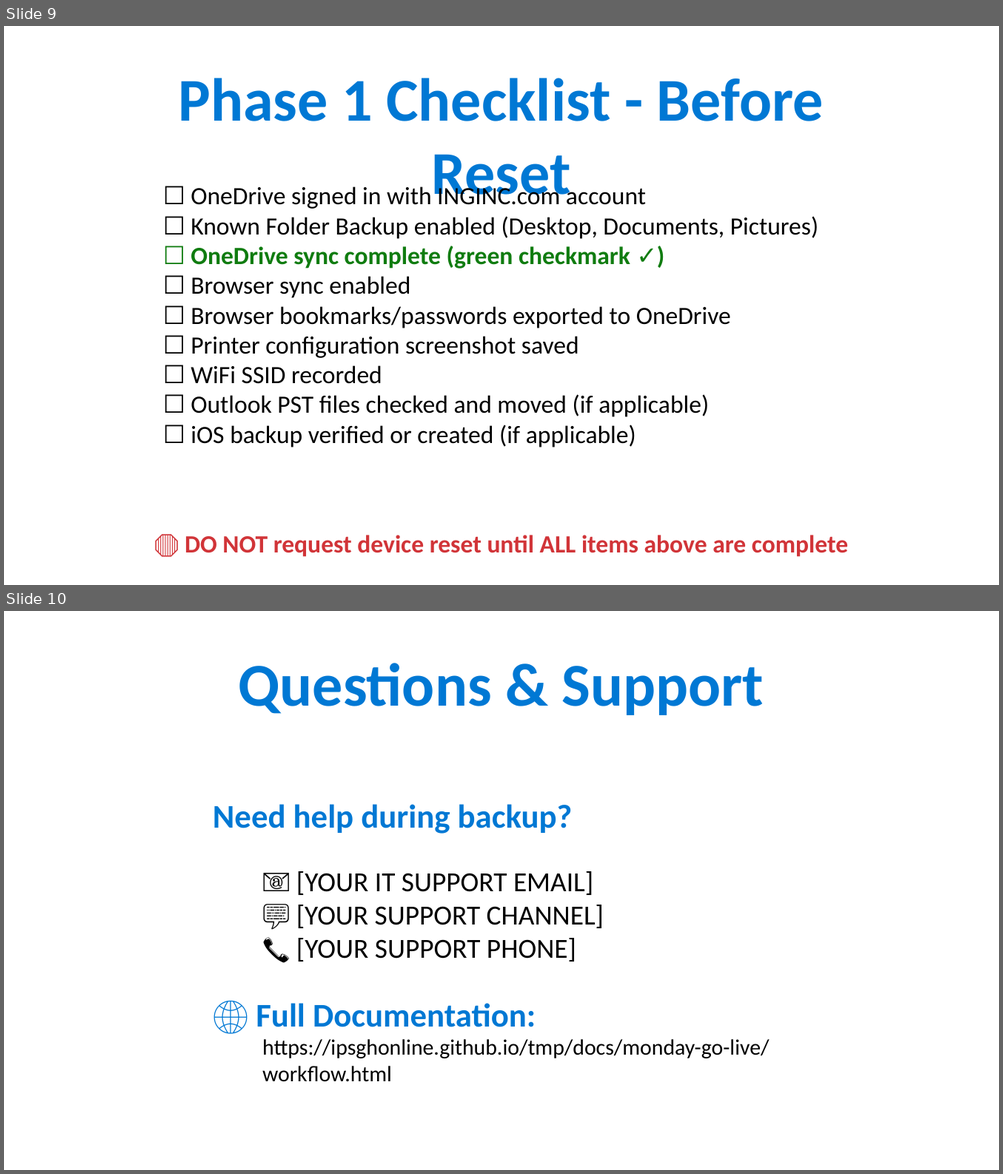
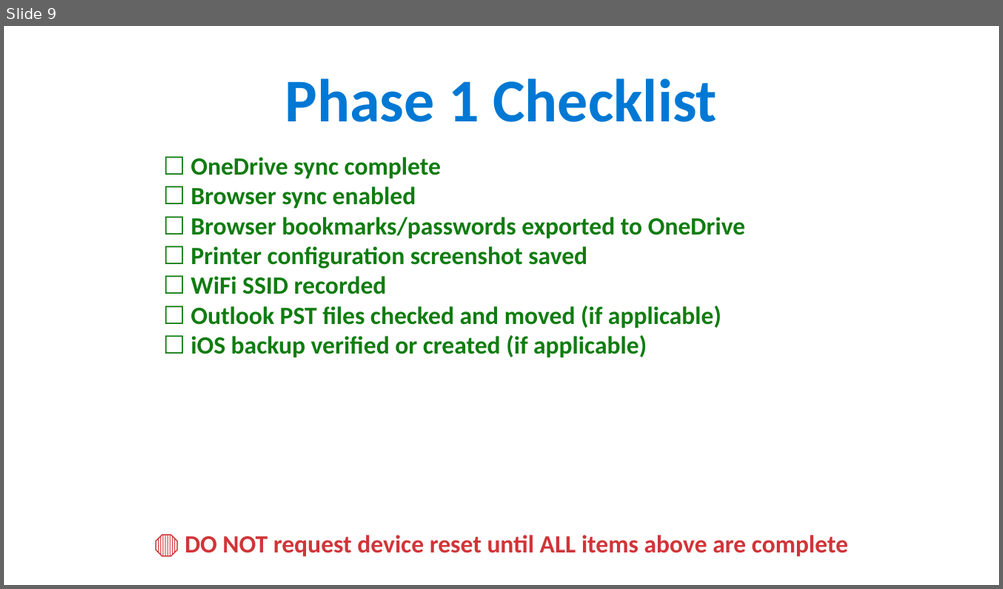
Before and after one commit to ipsghonline/tmp, a slide deck: presentation/Phase1-Backup-Guide.pptx. Shown one above the other, each under a label of ours: slides 9 and 10 before the commit, slide 9 after it. The pictures are 1003x1174 and 1003x589 pixels, drawn with LibreOffice and Linux fonts; fonts in the diff are those of the drawing. Boxes give left, top, right and bottom in pixels: in the first picture for what was removed or moved away, otherwise in the second. Text is boxed around its words. In the diff, an @@ line names an element or a change of style, - is before the commit and + after.

```diff
--- a/presentation/Phase1-Backup-Guide.pptx
+++ b/presentation/Phase1-Backup-Guide.pptx
@@ slide 10 removed at (4,611,999,1170), background #FFFFFF @@
@@ text removed at (238,663,764,715) @@
-Questions & Support
@@ text removed at (213,804,768,1059) @@
-Need help during backup?
-  📧 [YOUR IT SUPPORT EMAIL]
-  💬 [YOUR SUPPORT CHANNEL]
-  📞 [YOUR SUPPORT PHONE]
-🌐 Full Documentation:
-  https://ipsghonline.github.io/tmp/docs/monday-go-live/workflow.html
@@ slide 9 changed as well @@
@@ text at (284,79,717,122): text changed @@
-Phase 1 Checklist - Before Reset
+Phase 1 Checklist
@@ text at (190,157,441,179): text changed; text colour #000000 to #107C10; bold on @@
-☐ OneDrive signed in with INGINC.com account
-☐ Known Folder Backup enabled (Desktop, Documents, Pictures)
-☐ OneDrive sync complete (green checkmark ✓)
+☐ OneDrive sync complete
@@ text at (190,187,745,358): text colour #000000 to #107C10, bold on @@
```
Also in this commit, not shown: 7 other slides changed, 1 slide added, 1 other slide removed.
